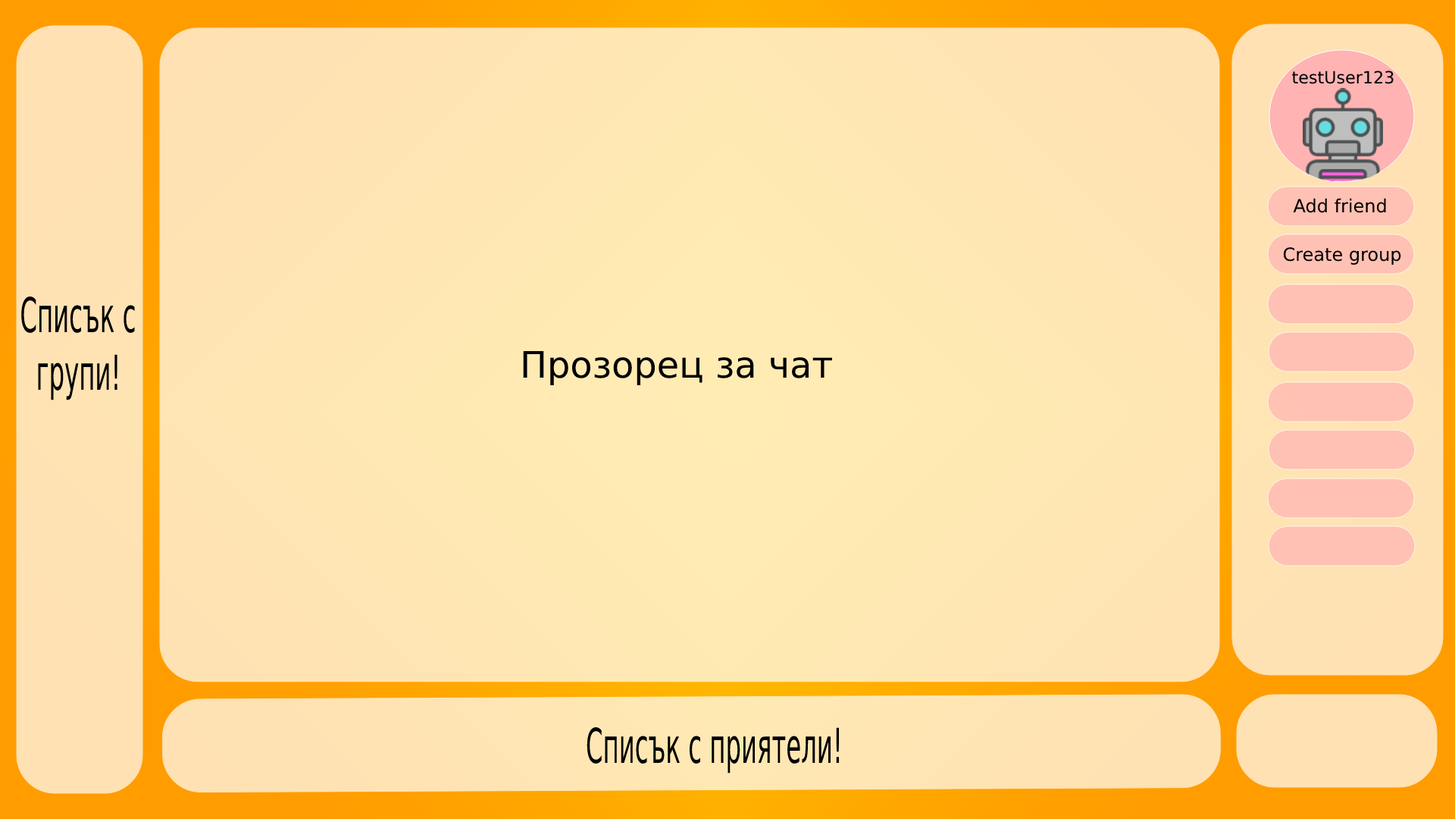
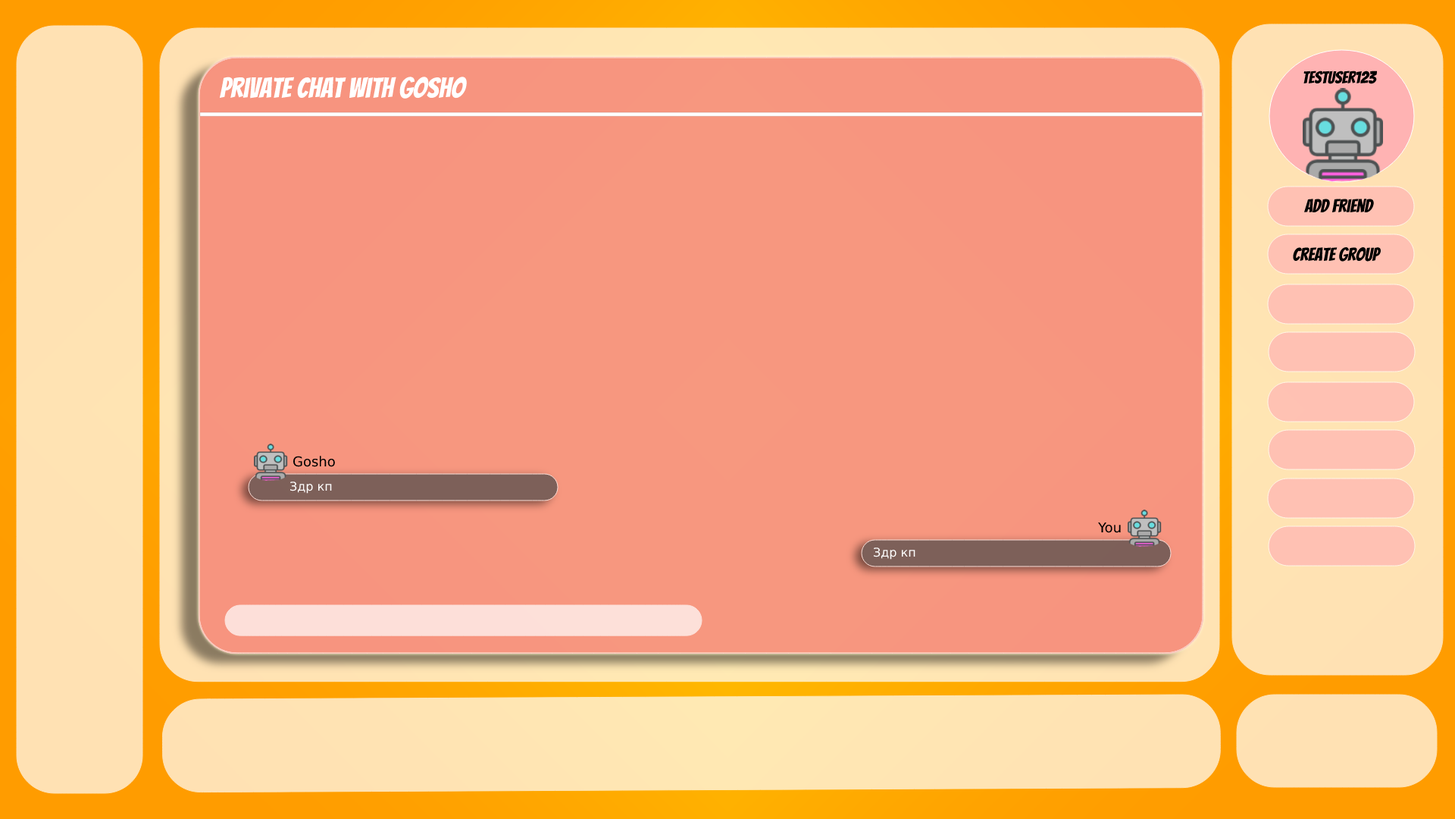
Layered file, before and after one edit (1455×819). Changes by layer:
removed layer "Прозорец за чат" over [523, 350, 833, 386]
removed layer "Списък с групи!" over [21, 296, 135, 401]
removed layer "Списък с приятели!" over [586, 726, 840, 774]
added layer "Здр кп copy" above "Здр кп" over [290, 481, 332, 494]
added layer "Здр кп" above "Chat window copy 6" over [873, 547, 916, 560]
added layer "You" above "Gosho" over [1098, 522, 1122, 533]
added layer "Gosho" above "Add friend text" over [293, 455, 336, 467]
painted on "Add friend text" over [1293, 197, 1387, 213]
painted on "Create group" over [1283, 247, 1402, 265]
painted on "testUser123" over [1292, 70, 1394, 85]
added layer "User robot copy 2" above "Chat window copy 5" over [1127, 509, 1162, 547]
added layer "Private chat with Gosho" above "User robot copy" over [219, 76, 467, 99]
added layer "User robot copy" above "Chat window copy 4" over [253, 443, 289, 481]
